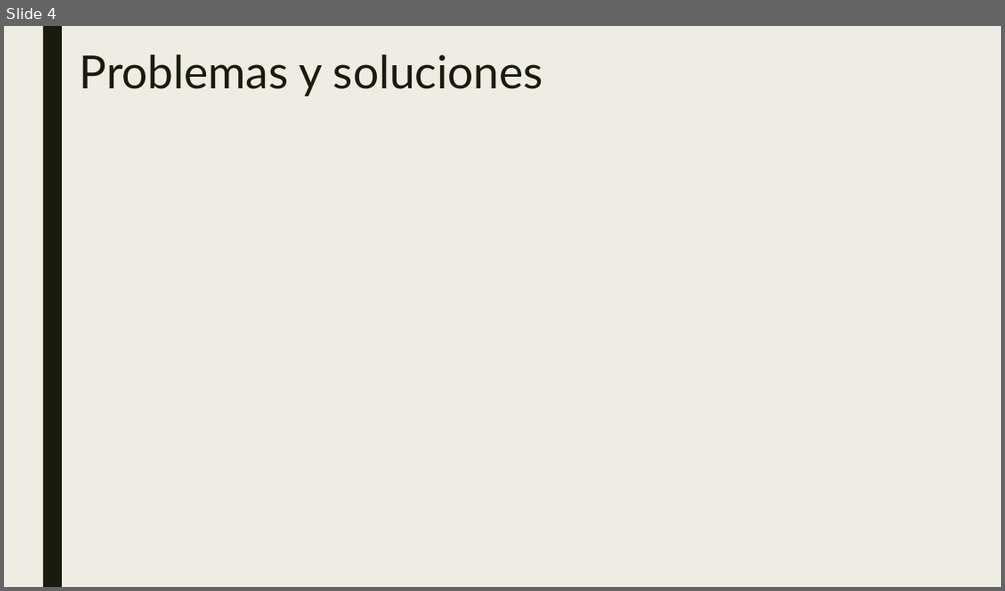
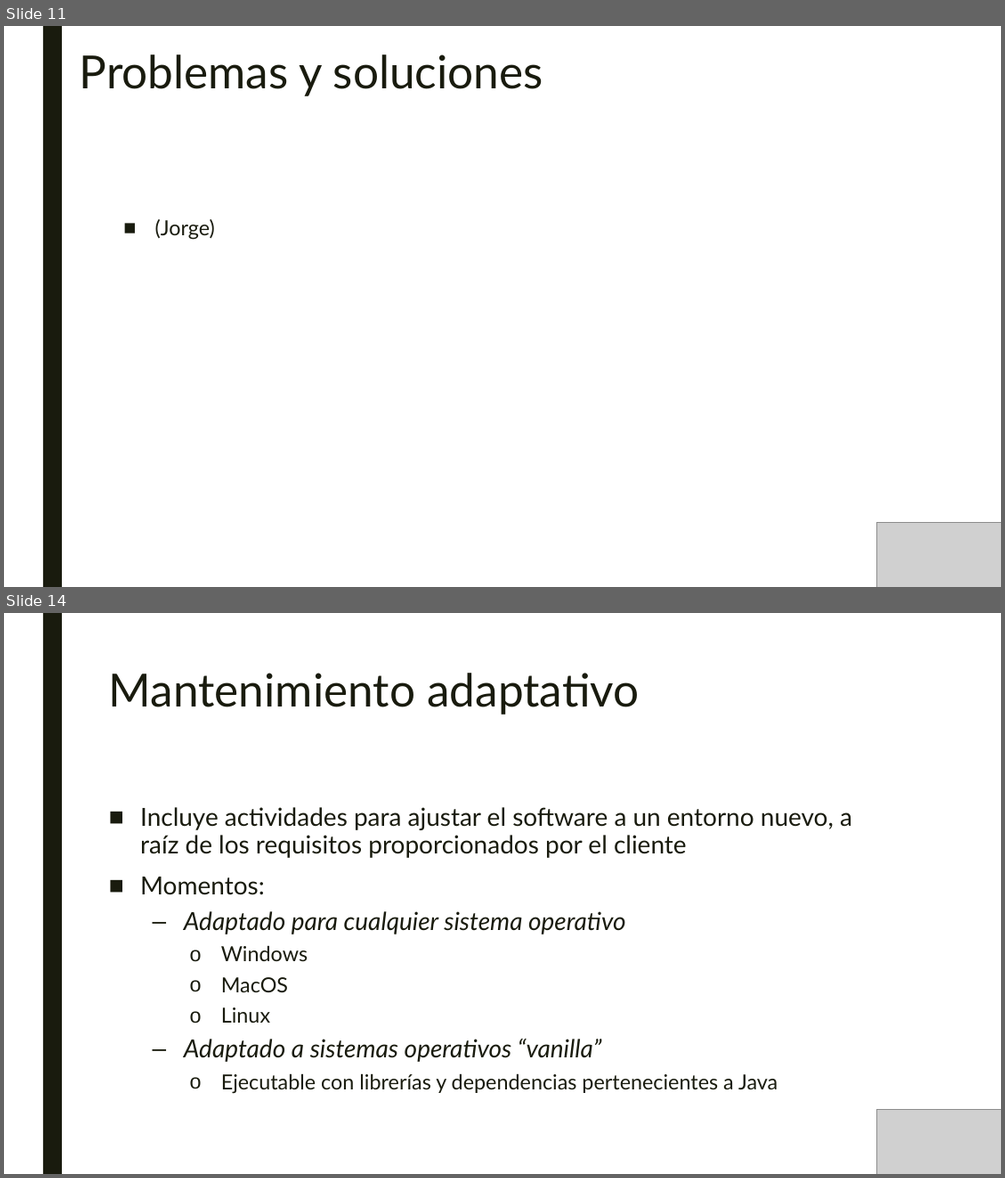
Before and after one commit to SombraJ/practicaAIS, a slide deck: Gestión de un proyecto Software.pptx. Shown one above the other, each under a label of ours: slide 4 before the commit, slides 11 and 14 after it; the slides between them are not shown. The pictures are 1005x591 and 1005x1178 pixels, drawn with LibreOffice and Linux fonts; fonts in the diff are those of the drawing; grey boxes stand for pictures. Boxes give left, top, right and bottom in pixels: in the first picture for what was removed or moved away, otherwise in the second. Text is boxed around its words. In the diff, an @@ line names an element or a change of style, - is before the commit and + after.

```diff
--- a/Gestión de un proyecto Software.pptx
+++ b/Gestión de un proyecto Software.pptx
@@ slide 14 added at (4,613,1001,1174), background #FFFFFF; not listed: 1 template element that a slide beside it also shows @@
@@ title added at (109,673,639,714), 44 pt, text #191B0E @@
+Mantenimiento adaptativo
@@ text added at (140,807,852,1094), 24 pt, text #191B0E @@
+■ Incluye actividades para ajustar el software a un entorno nuevo, a raíz de los requisitos proporcionados por el cliente
+■ Momentos:
+  – Adaptado para cualquier sistema operativo
+    o Windows
+    o MacOS
+    o Linux
+  – Adaptado a sistemas operativos “vanilla”
+    o Ejecutable con librerías y dependencias pertenecientes a Java
@@ picture added at (877,1110,1001,1174) @@
@@ what was slide 4 is now slide 11 @@
@@ slide 11 changed as well @@
@@ background #EFEDE3 to #FFFFFF @@
@@ text added at (155,219,215,240), 20 pt, text #191B0E @@
+■ (Jorge)
@@ picture added at (877,523,1001,587) @@
```
Also in this commit, not shown: 3 other slides changed, 11 other slides added, 1 slide removed.
